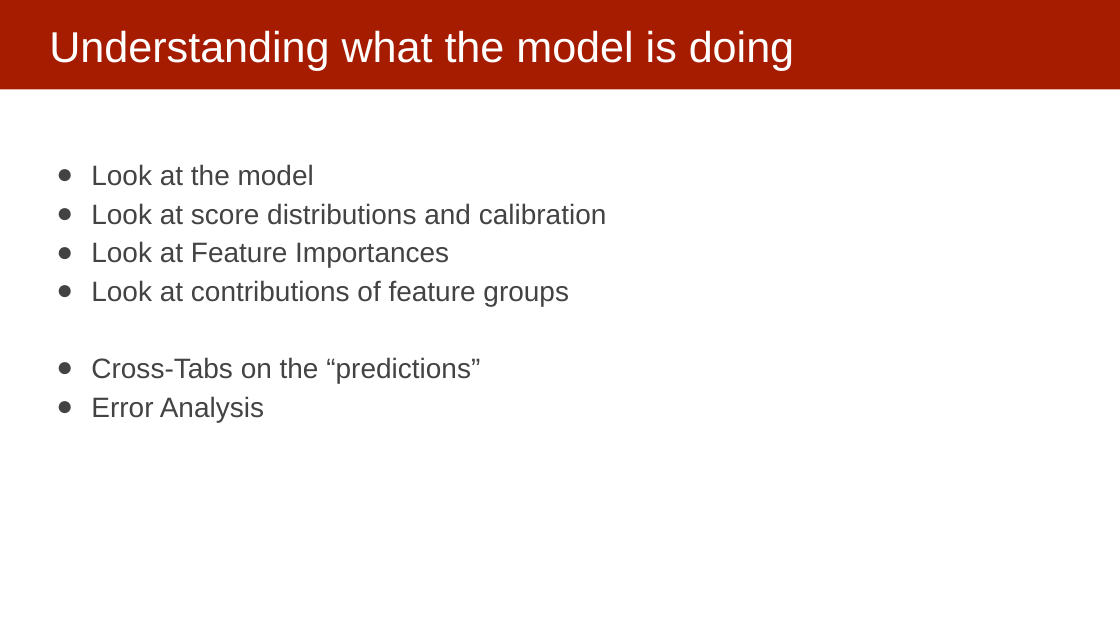
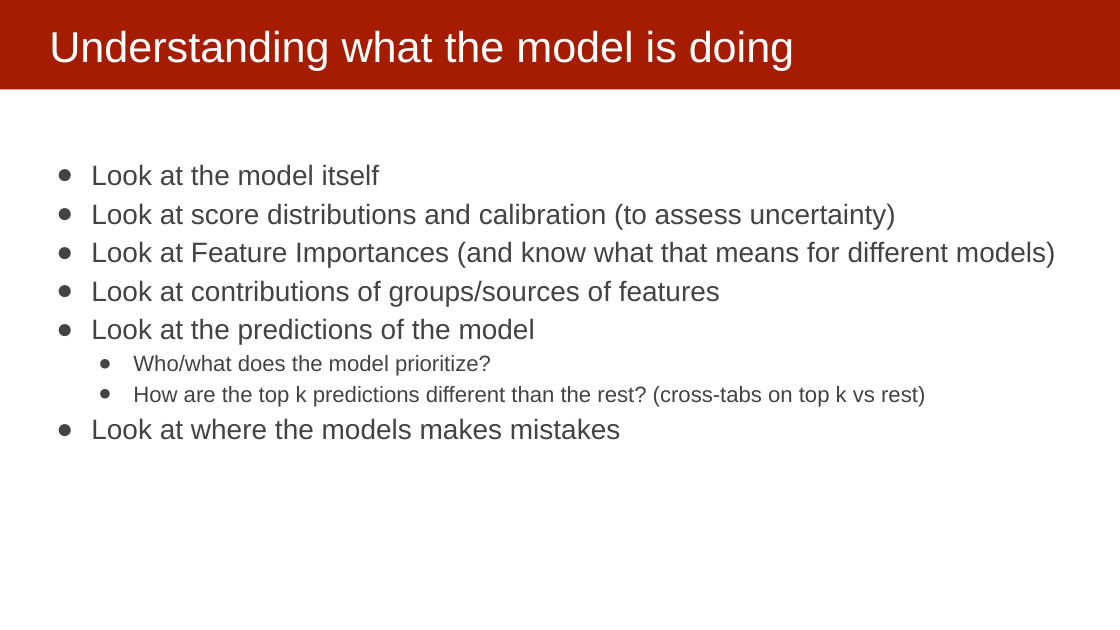
Before and after one commit to dssg/mlforpublicpolicylab, a slide deck: slide 12 of Lectures/16-interpretability-part-1.pptx (slide 11 before the commit). Drawn at 1120x630 pixels with LibreOffice and Linux fonts; fonts in the diff are those of the drawing. Boxes give left, top, right and bottom in pixels: in the first picture for what was removed or moved away, otherwise in the second. Text is boxed around its words. In the diff, an @@ line names an element or a change of style, - is before the commit and + after.

```diff
--- a/Lectures/16-interpretability-part-1.pptx
+++ b/Lectures/16-interpretability-part-1.pptx
@@ text at box(91, 164, 1056, 440): text changed @@
-● Look at the model
-● Look at score distributions and calibration
-● Look at Feature Importances
-● Look at contributions of feature groups
-● Cross-Tabs on the “predictions”
-● Error Analysis
+● Look at the model itself
+● Look at score distributions and calibration (to assess uncertainty)
+● Look at Feature Importances (and know what that means for different models)
+● Look at contributions of groups/sources of features
+● Look at the predictions of the model
+  ● Who/what does the model prioritize?
+  ● How are the top k predictions different than the rest? (cross-tabs on top k vs rest)
+● Look at where the models makes mistakes
```
Also in this commit, not shown: 3 other slides changed, 1 slide added, 1 other file.
